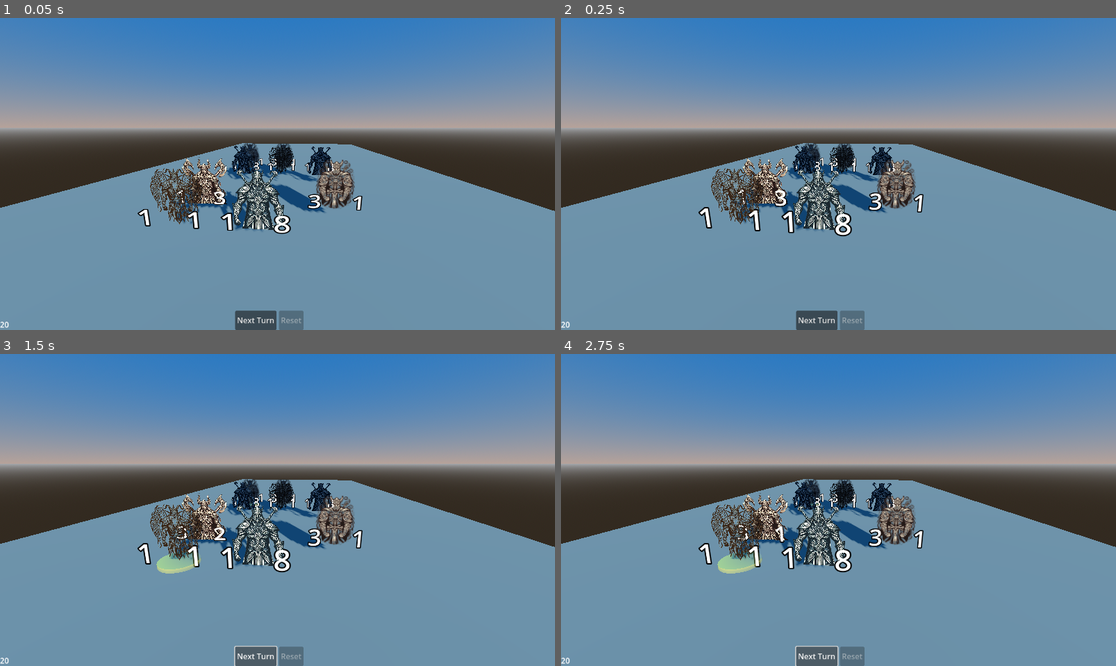
Above: before the commit, frames 1-4 (two rows, left to right).
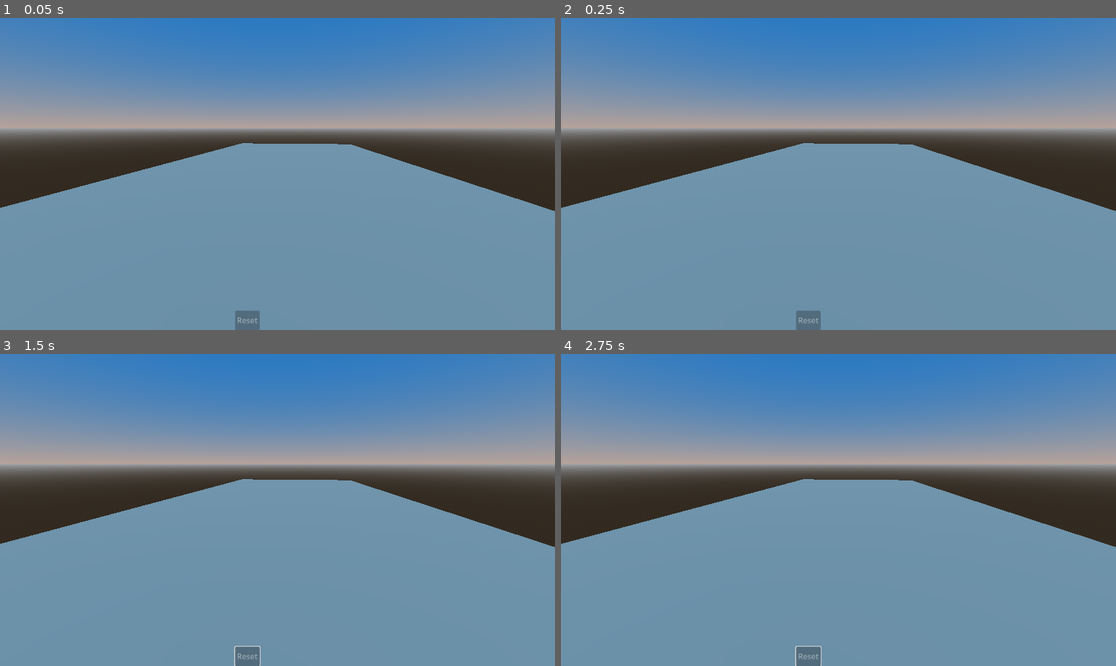
Above: after the commit, the same moments.

Repository: AndreMoukarzel/Auto-Battler
Game: Godot game, scene res://combat/battle.tscn
The game is run twice, just before and just after one commit, with the same random seed, the same clock (stepped at 60 frames per second) and the same inputs. Before the commit the project starts from res://test_battle.tscn.
Inputs (mouse positions are in pixels of both pictures, inside the frame that each line leads up to):
- Up to frame 1 (0.05 s): no input
- Up to frame 2 (0.25 s): no input
- Up to frame 3 (1.5 s): click (255, 656) at 0.5 s, where only the run before the commit has a clickable "Next Turn"; click (255, 656) at 1.25 s, where only the run before the commit has a clickable "Next Turn"
- Up to frame 4 (2.75 s): click (816, 656) at 2 s, where only the run before the commit has a clickable "Next Turn"

The runs differ from the first frame. In frame 1, 6.5% of the frame differs, in the area x 0-66%, y 40-100%; in frame 2, 6.6%; in frame 3, 6.7%; in frame 4, 6.7%.

Commit message:
Store to Battle transition
Still missing Battle to Store transition

Diff:
--- a/buy/buy_phase.gd
+++ b/buy/buy_phase.gd
@@ -1,4 +1,6 @@
 extends Node3D
+
+signal to_battle
 
 
 var InstacedUnit: PackedScene = preload("res://units/InstancedUnit.tscn")
@@ -9,20 +11,40 @@
 		$HUD/Info/Money/Label.text = str(money)
 
 
-func _ready():
-	var new_unit = InstacedUnit.instantiate()
-	new_unit.configure("Archer")
-
-	$PlayerTroops.add_unit(new_unit, 0)
-
-	var new_unit2 = InstacedUnit.instantiate()
-	new_unit2.configure("Runic Master")
-
-	$PlayerTroops.add_unit(new_unit2, 4)
-
-
 func _on_reroll_button_up():
 	if money >= 3:
 		money -= 3
 		$PlayerHand/Store.clear()
 		$PlayerHand/Store.refill()
+
+
+## Since duplicate() does not copy the script's variable values, we must copy
+## those values manually.
+func copy_unit_info(from_unit, to_unit):
+	to_unit.base_attack = from_unit.base_attack
+	to_unit.base_health = from_unit.base_health
+	to_unit.bonus_attack = from_unit.bonus_attack
+	to_unit.bonus_health = from_unit.bonus_health
+
+	to_unit.pre_battle = from_unit.pre_battle
+	to_unit.on_attack = from_unit.on_attack
+	to_unit.on_hit = from_unit.on_hit
+	to_unit.post_battle = from_unit.post_battle
+	to_unit.on_death = from_unit.on_death
+
+
+func get_troops():
+	var units_copy = []
+	for unit in $PlayerTroops.units:
+		if unit != null:
+			# We duplicate the InstancedUnits to be able to add them as children of the battle scene
+			var unit_clone = unit.duplicate()
+			copy_unit_info(unit, unit_clone)
+			units_copy.append(unit_clone)
+		else:
+			units_copy.append(null)
+	return units_copy
+
+
+func _on_to_battle_button_up():
+	emit_signal("to_battle")
--- a/buy/buy_phase.tscn
+++ b/buy/buy_phase.tscn
@@ -9,6 +9,7 @@
 [ext_resource type="Texture2D" uid="uid://bpwmj2aowx3th" path="res://buy/ui-sprites/coin.png" id="7_sj7wa"]
 [ext_resource type="Texture2D" uid="uid://cist1pwe6sv88" path="res://buy/ui-sprites/heart.png" id="8_b8aug"]
 [ext_resource type="Texture2D" uid="uid://dbslb62ffpya1" path="res://buy/ui-sprites/shield.png" id="9_xy7fk"]
+[ext_resource type="Texture2D" uid="uid://bcl1it1455x6u" path="res://buy/ui-sprites/shield_dead.png" id="10_wg7t2"]
 
 [sub_resource type="BoxMesh" id="BoxMesh_ds0jy"]
 size = Vector3(20, 1, 60)
@@ -57,23 +58,23 @@
 script = ExtResource("2_bt5d1")
 
 [node name="Position0" type="Node3D" parent="PlayerTroops"]
+transform = Transform3D(1, 0, 0, 0, 1, 0, 0, 0, 1, -2.03437, 0, -1.8)
+metadata/_edit_group_ = true
+
+[node name="MeshInstance3D" type="MeshInstance3D" parent="PlayerTroops/Position0"]
+material_override = SubResource("StandardMaterial3D_pja18")
+mesh = SubResource("BoxMesh_tyhev")
+
+[node name="Area3D" type="Area3D" parent="PlayerTroops/Position0"]
+transform = Transform3D(1, 0, 0, 0, 1, 0, 0, 0, 1, 0, 0.5, 0)
+
+[node name="CollisionShape3D" type="CollisionShape3D" parent="PlayerTroops/Position0/Area3D"]
+shape = SubResource("BoxShape3D_e562w")
+
+[node name="Position1" type="Node3D" parent="PlayerTroops"]
 transform = Transform3D(1, 0, 0, 0, 1, 0, 0, 0, 1, -2.84969, 0, 0)
 metadata/_edit_group_ = true
 
-[node name="MeshInstance3D" type="MeshInstance3D" parent="PlayerTroops/Position0"]
-material_override = SubResource("StandardMaterial3D_pja18")
-mesh = SubResource("BoxMesh_tyhev")
-
-[node name="Area3D" type="Area3D" parent="PlayerTroops/Position0"]
-transform = Transform3D(1, 0, 0, 0, 1, 0, 0, 0, 1, 0, 0.5, 0)
-
-[node name="CollisionShape3D" type="CollisionShape3D" parent="PlayerTroops/Position0/Area3D"]
-shape = SubResource("BoxShape3D_e562w")
-
-[node name="Position1" type="Node3D" parent="PlayerTroops"]
-transform = Transform3D(1, 0, 0, 0, 1, 0, 0, 0, 1, -2.03437, 0, -1.8)
-metadata/_edit_group_ = true
-
 [node name="MeshInstance3D" type="MeshInstance3D" parent="PlayerTroops/Position1"]
 material_override = SubResource("StandardMaterial3D_pja18")
 mesh = SubResource("BoxMesh_tyhev")
@@ -85,23 +86,23 @@
 shape = SubResource("BoxShape3D_e562w")
 
 [node name="Position2" type="Node3D" parent="PlayerTroops"]
+transform = Transform3D(1, 0, 0, 0, 1, 0, 0, 0, 1, 1.5, 0, -1.8)
+metadata/_edit_group_ = true
+
+[node name="MeshInstance3D" type="MeshInstance3D" parent="PlayerTroops/Position2"]
+material_override = SubResource("StandardMaterial3D_pja18")
+mesh = SubResource("BoxMesh_tyhev")
+
+[node name="Area3D" type="Area3D" parent="PlayerTroops/Position2"]
+transform = Transform3D(1, 0, 0, 0, 1, 0, 0, 0, 1, 0, 0.5, 0)
+
+[node name="CollisionShape3D" type="CollisionShape3D" parent="PlayerTroops/Position2/Area3D"]
+shape = SubResource("BoxShape3D_e562w")
+
+[node name="Position3" type="Node3D" parent="PlayerTroops"]
 transform = Transform3D(1, 0, 0, 0, 1, 0, 0, 0, 1, 0.0396049, 0, 0)
 metadata/_edit_group_ = true
 
-[node name="MeshInstance3D" type="MeshInstance3D" parent="PlayerTroops/Position2"]
-material_override = SubResource("StandardMaterial3D_pja18")
-mesh = SubResource("BoxMesh_tyhev")
-
-[node name="Area3D" type="Area3D" parent="PlayerTroops/Position2"]
-transform = Transform3D(1, 0, 0, 0, 1, 0, 0, 0, 1, 0, 0.5, 0)
-
-[node name="CollisionShape3D" type="CollisionShape3D" parent="PlayerTroops/Position2/Area3D"]
-shape = SubResource("BoxShape3D_e562w")
-
-[node name="Position3" type="Node3D" parent="PlayerTroops"]
-transform = Transform3D(1, 0, 0, 0, 1, 0, 0, 0, 1, 1.5, 0, -1.8)
-metadata/_edit_group_ = true
-
 [node name="MeshInstance3D" type="MeshInstance3D" parent="PlayerTroops/Position3"]
 material_override = SubResource("StandardMaterial3D_pja18")
 mesh = SubResource("BoxMesh_tyhev")
@@ -113,21 +114,21 @@
 shape = SubResource("BoxShape3D_e562w")
 
 [node name="Position4" type="Node3D" parent="PlayerTroops"]
+transform = Transform3D(1, 0, 0, 0, 1, 0, 0, 0, 1, 5.42542, 0, -1.8)
+metadata/_edit_group_ = true
+
+[node name="MeshInstance3D" type="MeshInstance3D" parent="PlayerTroops/Position4"]
+material_override = SubResource("StandardMaterial3D_pja18")
+mesh = SubResource("BoxMesh_tyhev")
+
+[node name="Area3D" type="Area3D" parent="PlayerTroops/Position4"]
+transform = Transform3D(1, 0, 0, 0, 1, 0, 0, 0, 1, 0, 0.5, 0)
+
+[node name="CollisionShape3D" type="CollisionShape3D" parent="PlayerTroops/Position4/Area3D"]
+shape = SubResource("BoxShape3D_e562w")
+
+[node name="Position5" type="Node3D" parent="PlayerTroops"]
 transform = Transform3D(1, 0, 0, 0, 1, 0, 0, 0, 1, 2.61763, 0, 0)
-metadata/_edit_group_ = true
-
-[node name="MeshInstance3D" type="MeshInstance3D" parent="PlayerTroops/Position4"]
-material_override = SubResource("StandardMaterial3D_pja18")
-mesh = SubResource("BoxMesh_tyhev")
-
-[node name="Area3D" type="Area3D" parent="PlayerTroops/Position4"]
-transform = Transform3D(1, 0, 0, 0, 1, 0, 0, 0, 1, 0, 0.5, 0)
-
-[node name="CollisionShape3D" type="CollisionShape3D" parent="PlayerTroops/Position4/Area3D"]
-shape = SubResource("BoxShape3D_e562w")
-
-[node name="Position5" type="Node3D" parent="PlayerTroops"]
-transform = Transform3D(1, 0, 0, 0, 1, 0, 0, 0, 1, 5.42542, 0, -1.8)
 metadata/_edit_group_ = true
 
 [node name="MeshInstance3D" type="MeshInstance3D" parent="PlayerTroops/Position5"]
@@ -301,4 +302,20 @@
 texture = ExtResource("7_sj7wa")
 expand_mode = 1
 
+[node name="ToBattle" type="TextureButton" parent="HUD"]
+layout_mode = 1
+anchors_preset = -1
+anchor_left = 0.99
+anchor_top = 0.99
+anchor_right = 0.99
+anchor_bottom = 0.99
+offset_left = -100.0
+offset_top = -100.0
+grow_horizontal = 0
+grow_vertical = 0
+texture_normal = ExtResource("10_wg7t2")
+ignore_texture_size = true
+stretch_mode = 0
+
 [connection signal="button_up" from="HUD/Reroll" to="." method="_on_reroll_button_up"]
+[connection signal="button_up" from="HUD/ToBattle" to="." method="_on_to_battle_button_up"]
--- a/combat/Army.gd
+++ b/combat/Army.gd
@@ -3,13 +3,11 @@
 signal position_already_taken(pos: int)
 signal unit_added
 
-var InstacedUnit: PackedScene = load("res://units/InstancedUnit.tscn")
-
 var base_units: Array = [null, null, null, null, null ,null]
 var units: Array = [null, null, null, null, null ,null] # We have this array to have the liberty to delete references to units
 
 
-func add_unit(unit_name: String, pos: int):
+func add_unit(unit, pos: int):
 	if pos >= len(base_units):
 		push_error("Invalid unit position")
 		return
@@ -18,10 +16,10 @@
 		emit_signal("position_already_taken", pos)
 		return
 
-	var new_unit = InstacedUnit.instantiate()
-	new_unit.configure(unit_name, pos, self)
-	base_units[pos] = new_unit
-	get_node("Position" + str(pos)).add_child(new_unit)
+	unit.unit_position = pos
+	unit.army = self
+	base_units[pos] = unit
+	get_node("Position" + str(pos)).add_child(unit)
 
 	emit_signal("unit_added")
 
--- a/combat/Battlefield.gd
+++ b/combat/Battlefield.gd
@@ -158,11 +158,12 @@
 		$Army2.highlight_position(unit2.unit_position)
 		for effect in unit2.on_attack:
 			$EffectHandler.execute(unit2, effect, $Army2, $Army1)
-		%PlayerHealth.text = str(int(%PlayerHealth.text) - unit2.curr_attack)
+		# TODO: Direct damage to player
+		#%PlayerHealth.text = str(int(%PlayerHealth.text) - unit2.curr_attack)
 		$Army2.kill_unit(unit2.unit_position)
 
 
-func _on_go_pressed():
+func progress_battle():
 	if curr_state == STATES.PreBattle:
 		effect_step("pre_battle")
 	elif curr_state == STATES.Battle:
--- /dev/null
+++ b/combat/battle.gd
@@ -0,0 +1,26 @@
+extends Node3D
+
+
+
+func _on_battlefield_battle_done():
+	$BattleUI/Buttons/Reset.disabled = false
+
+
+func _on_reset_pressed():
+	$BattleUI/Buttons/Reset.disabled = true
+
+
+func setup_armies(player_units: Array, enemy_units: Array):
+	for i in range(len(player_units)):
+		if player_units[i] != null:
+			$Battlefield/Army1.add_unit(player_units[i], i)
+		if enemy_units[i] != null:
+			$Battlefield/Army2.add_unit(enemy_units[i], i)
+	$Battlefield.reset()
+
+	await get_tree().create_timer(1.5).timeout
+	$BattleTimer.start()
+
+
+func _on_battle_timer_timeout():
+	$Battlefield.progress_battle()
--- a/test_battle.tscn
+++ b/combat/battle.tscn
@@ -1,7 +1,7 @@
 [gd_scene load_steps=7 format=3 uid="uid://bdfet3llmdvi8"]
 
-[ext_resource type="Script" path="res://test_battle.gd" id="1_agkom"]
-[ext_resource type="PackedScene" uid="uid://dprmfccfu4ywe" path="res://combat/Battlefield.tscn" id="2_x4xas"]
+[ext_resource type="Script" path="res://combat/battle.gd" id="1_exgs1"]
+[ext_resource type="PackedScene" uid="uid://dprmfccfu4ywe" path="res://combat/Battlefield.tscn" id="2_2lrue"]
 
 [sub_resource type="BoxMesh" id="BoxMesh_86upm"]
 size = Vector3(20, 1, 60)
@@ -17,13 +17,13 @@
 background_mode = 2
 sky = SubResource("Sky_y1imi")
 
-[node name="TestBattle" type="Node3D"]
-script = ExtResource("1_agkom")
+[node name="Battle" type="Node3D"]
+script = ExtResource("1_exgs1")
 
 [node name="Camera3D" type="Camera3D" parent="."]
 transform = Transform3D(0.994194, -0.0238203, 0.10493, 0, 0.975188, 0.221378, -0.1076, -0.220093, 0.969526, 0.939174, 2.88064, 8.14616)
 
-[node name="Battlefield" parent="." instance=ExtResource("2_x4xas")]
+[node name="Battlefield" parent="." instance=ExtResource("2_2lrue")]
 
 [node name="Floor" type="MeshInstance3D" parent="."]
 transform = Transform3D(1, 0, 0, 0, 1, 0, 0, 0, 1, 0, -0.5, 0)
@@ -38,15 +38,16 @@
 light_energy = 1.175
 shadow_enabled = true
 
-[node name="UI" type="Control" parent="."]
+[node name="BattleUI" type="Control" parent="."]
 layout_mode = 3
 anchors_preset = 15
 anchor_right = 1.0
 anchor_bottom = 1.0
 grow_horizontal = 2
 grow_vertical = 2
+mouse_filter = 2
 
-[node name="Buttons" type="HBoxContainer" parent="UI"]
+[node name="Buttons" type="HBoxContainer" parent="BattleUI"]
 layout_mode = 1
 anchors_preset = 7
 anchor_left = 0.5
@@ -60,26 +61,14 @@
 grow_vertical = 0
 theme_override_constants/separation = 5
 
-[node name="Go" type="Button" parent="UI/Buttons"]
-layout_mode = 2
-text = "Next Turn"
-
-[node name="Reset" type="Button" parent="UI/Buttons"]
+[node name="Reset" type="Button" parent="BattleUI/Buttons"]
 layout_mode = 2
 disabled = true
 text = "Reset"
 
-[node name="PlayerHealth" type="Label" parent="UI"]
-unique_name_in_owner = true
-layout_mode = 1
-anchors_preset = 2
-anchor_top = 1.0
-anchor_bottom = 1.0
-offset_top = -23.0
-offset_right = 40.0
-grow_vertical = 0
-text = "20"
+[node name="BattleTimer" type="Timer" parent="."]
+wait_time = 0.6
 
 [connection signal="battle_done" from="Battlefield" to="." method="_on_battlefield_battle_done"]
-[connection signal="pressed" from="UI/Buttons/Go" to="Battlefield" method="_on_go_pressed"]
-[connection signal="pressed" from="UI/Buttons/Reset" to="." method="_on_reset_pressed"]
+[connection signal="pressed" from="BattleUI/Buttons/Reset" to="." method="_on_reset_pressed"]
+[connection signal="timeout" from="BattleTimer" to="." method="_on_battle_timer_timeout"]
--- /dev/null
+++ b/connector.gd
@@ -0,0 +1,30 @@
+extends Node3D
+
+
+var InstacedUnit: PackedScene = preload("res://units/InstancedUnit.tscn")
+
+
+func _on_buy_phase_to_battle():
+	var player_units = $BuyPhase.get_troops()
+	$BuyPhase.hide()
+	$BuyPhase/HUD.hide()
+	$BuyPhase/PlayerHand.hide()
+	var enemy_units = get_enemy_units()
+
+	$Battle.show()
+	$BuyPhase/Camera3D.current = false
+	$Battle/Camera3D.current = true
+	$Battle.setup_armies(player_units, enemy_units)
+
+
+func get_enemy_units():
+	var instanced_units = []
+	var arbitrary_units = ["Bullwark", "Archer", "Runic Master", "Archer", null, "Berserker"]
+	for i in range(len(arbitrary_units)):
+		if arbitrary_units[i] != null:
+			var Unit = InstacedUnit.instantiate()
+			Unit.configure(arbitrary_units[i])
+			instanced_units.append(Unit)
+		else:
+			instanced_units.append(null)
+	return instanced_units
--- /dev/null
+++ b/connector.tscn
@@ -0,0 +1,15 @@
+[gd_scene load_steps=4 format=3 uid="uid://dk0c44ovx1q1n"]
+
+[ext_resource type="Script" path="res://connector.gd" id="1_7h6dw"]
+[ext_resource type="PackedScene" uid="uid://bilpjgchhx7ns" path="res://buy/buy_phase.tscn" id="1_diixu"]
+[ext_resource type="PackedScene" uid="uid://bdfet3llmdvi8" path="res://combat/battle.tscn" id="2_h1hjm"]
+
+[node name="Connector" type="Node3D"]
+script = ExtResource("1_7h6dw")
+
+[node name="BuyPhase" parent="." instance=ExtResource("1_diixu")]
+
+[node name="Battle" parent="." instance=ExtResource("2_h1hjm")]
+visible = false
+
+[connection signal="to_battle" from="BuyPhase" to="." method="_on_buy_phase_to_battle"]
--- a/project.godot
+++ b/project.godot
@@ -11,7 +11,7 @@
 [application]
 
 config/name="Auto Gods"
-run/main_scene="res://test_battle.tscn"
+run/main_scene="res://combat/battle.tscn"
 config/features=PackedStringArray("4.2", "GL Compatibility")
 config/icon="res://icon.svg"
 
--- a/test_battle.gd
+++ /dev/null
@@ -1,27 +0,0 @@
-extends Node3D
-
-
-func _ready():
-	$Battlefield/Army1.add_unit("Berserker", 0)
-	$Battlefield/Army1.add_unit("Runic Master", 1)
-	$Battlefield/Army1.add_unit("Bullwark", 3)
-	$Battlefield/Army1.add_unit("Archer", 4)
-
-	$Battlefield/Army2.add_unit("Bullwark", 0)
-	$Battlefield/Army2.add_unit("Archer", 1)
-	$Battlefield/Army2.add_unit("Runic Master", 2)
-	$Battlefield/Army2.add_unit("Archer", 3)
-	$Battlefield/Army2.add_unit("Bullwark", 4)
-
-	$Battlefield.reset()
-
-
-func _on_battlefield_battle_done():
-	$UI/Buttons/Go.disabled = true
-	$UI/Buttons/Reset.disabled = false
-
-
-func _on_reset_pressed():
-	$Battlefield.reset()
-	$UI/Buttons/Go.disabled = false
-	$UI/Buttons/Reset.disabled = true
--- a/units/InstancedUnit.gd
+++ b/units/InstancedUnit.gd
@@ -38,11 +38,11 @@
 		$Health.text = str(curr_health)
 
 
-func configure(unit: String, pos: int=-1, owner_army: Node3D=null):
+func configure(unit: String, pos: int=-1, army: Node3D=null):
 	var unit_data = UnitsData.Database[unit]
 	unit_name = unit
 	unit_position = pos
-	army = owner_army
+	army = army
 
 	base_attack = unit_data["Attack"]
 	base_health = unit_data["Health"]
Not shown: 1 places in buy/buy_phase.tscn that only renumber resources
